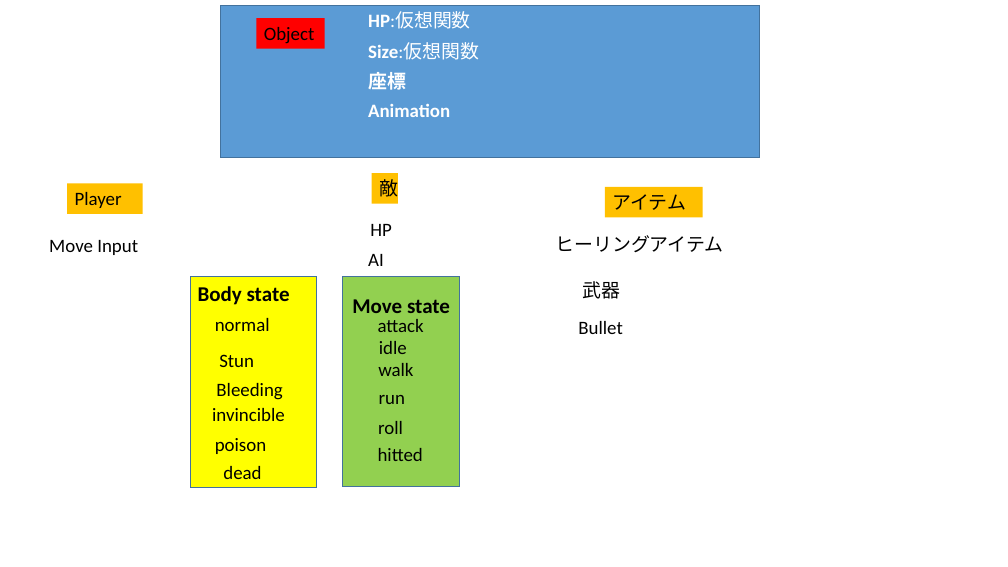
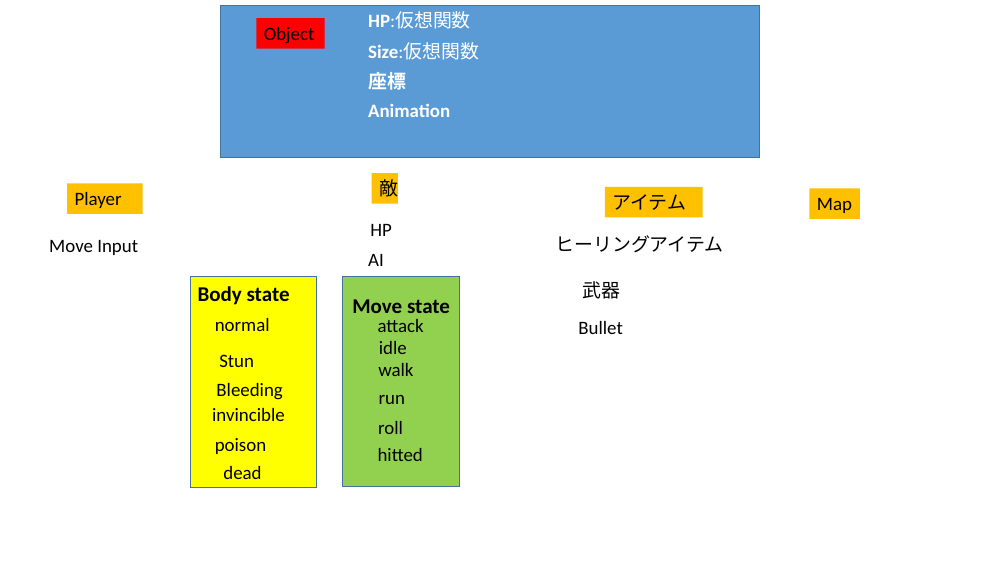
Before and after one commit to kawanami1022/2.5DActionGameProject, a slide deck: slide 23 of すみませんASOゲームショウまでに間に合いませんでした.pptx (slide 22 before the commit). Drawn at 1008x567 pixels with LibreOffice and Linux fonts; fonts in the diff are those of the drawing. Boxes give left, top, right and bottom in pixels: in the first picture for what was removed or moved away, otherwise in the second. Text is boxed around its words. In the diff, an @@ line names an element or a change of style, - is before the commit and + after.

```diff
--- a/すみませんASOゲームショウまでに間に合いませんでした.pptx
+++ b/すみませんASOゲームショウまでに間に合いませんでした.pptx
@@ rectangle added at [810,188,861,219], fill #FFC000, 18 pt, text #000000 @@
+Map
```
Also in this commit, not shown: 3 other slides changed, 7 slides added, 1 slide removed.
